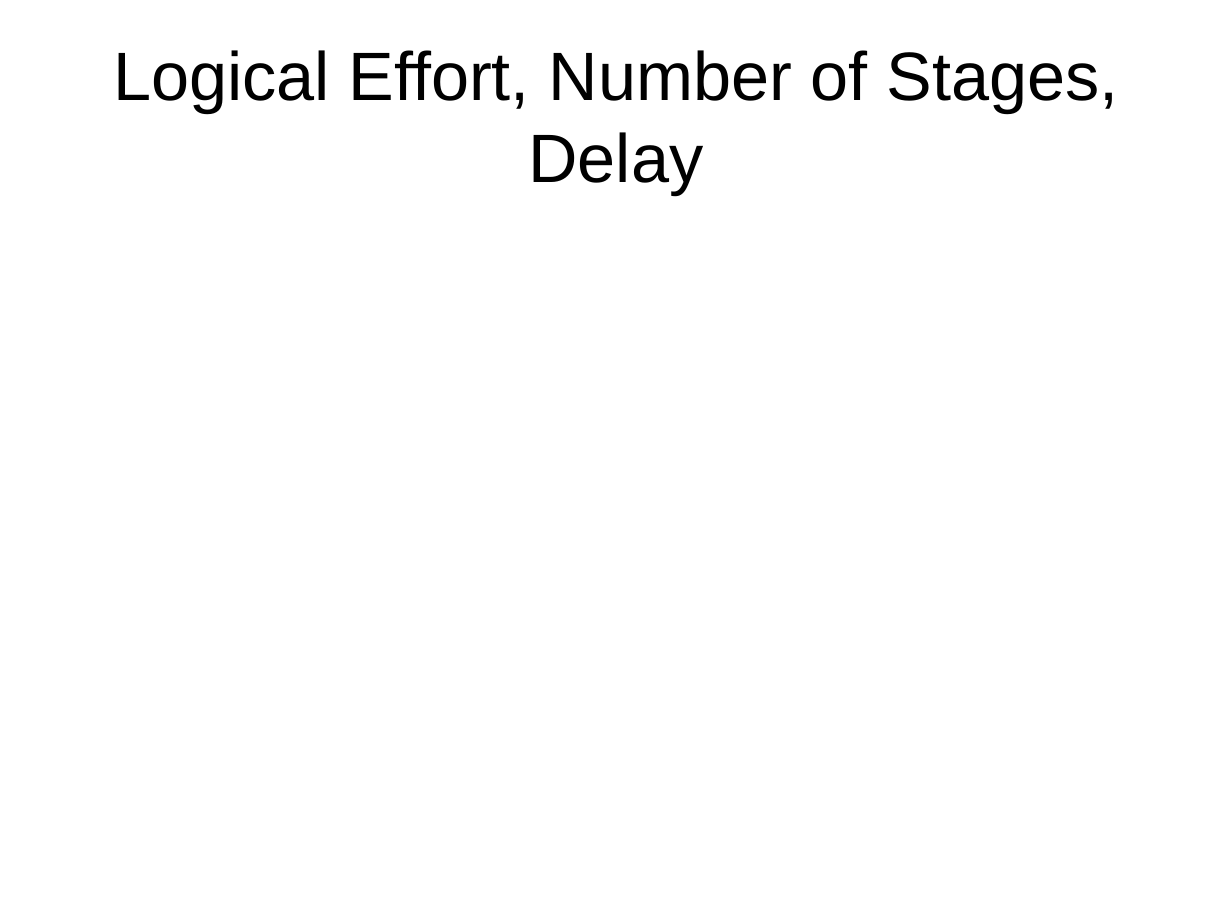
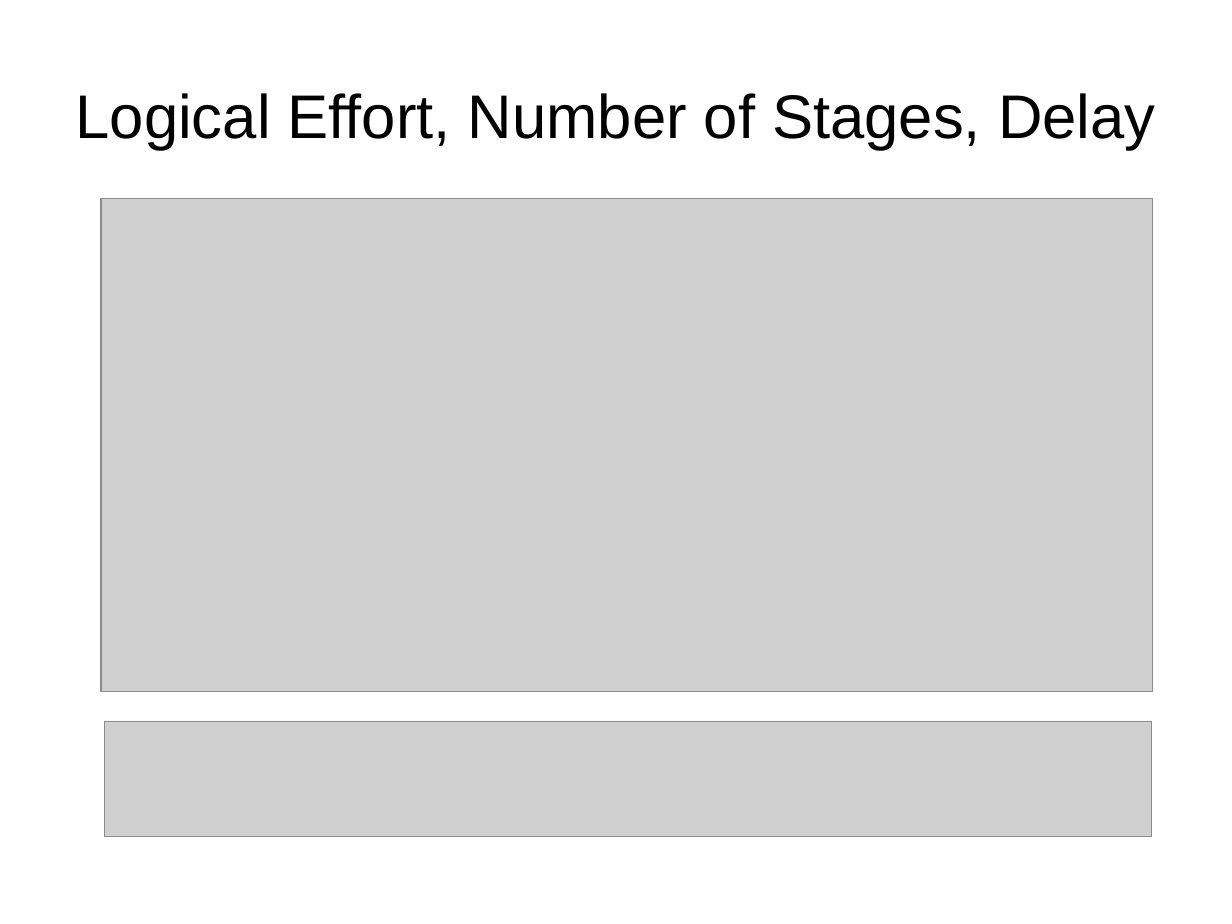
Before and after one commit to gouldj5/ru916175_2018, a slide deck: slide 18 of _seniorI/VLSI/_project/Gould - J-K Flip-Flop - Best.ppt (slide 15 before the commit). Drawn at 1232x924 pixels with LibreOffice and Linux fonts; fonts in the diff are those of the drawing; grey boxes stand for pictures. Boxes give left, top, right and bottom in pixels: in the first picture for what was removed or moved away, otherwise in the second. Text is boxed around its words. In the diff, an @@ line names an element or a change of style, - is before the commit and + after.

```diff
--- a/_seniorI/VLSI/_project/Gould - J-K Flip-Flop - Best.ppt
+++ b/_seniorI/VLSI/_project/Gould - J-K Flip-Flop - Best.ppt
@@ title "Logical Effort, Number of Stages, ..." at (x1=76, y1=93, x2=1155, y2=150): size 40 to 36 pt @@
@@ picture added at (x1=101, y1=198, x2=1153, y2=691) @@
@@ picture added at (x1=105, y1=722, x2=1152, y2=837) @@
```
Also in this commit, not shown: 7 other slides changed, 3 slides added, 21 other files.
